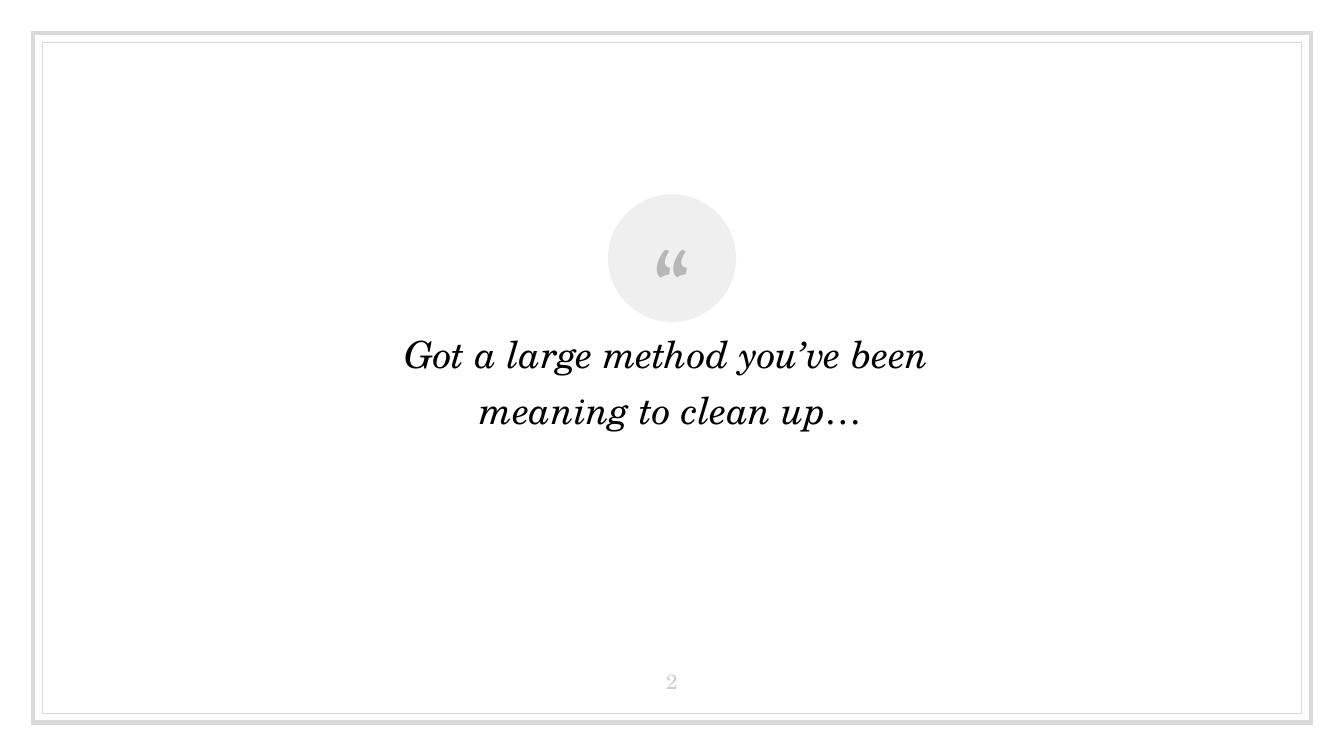
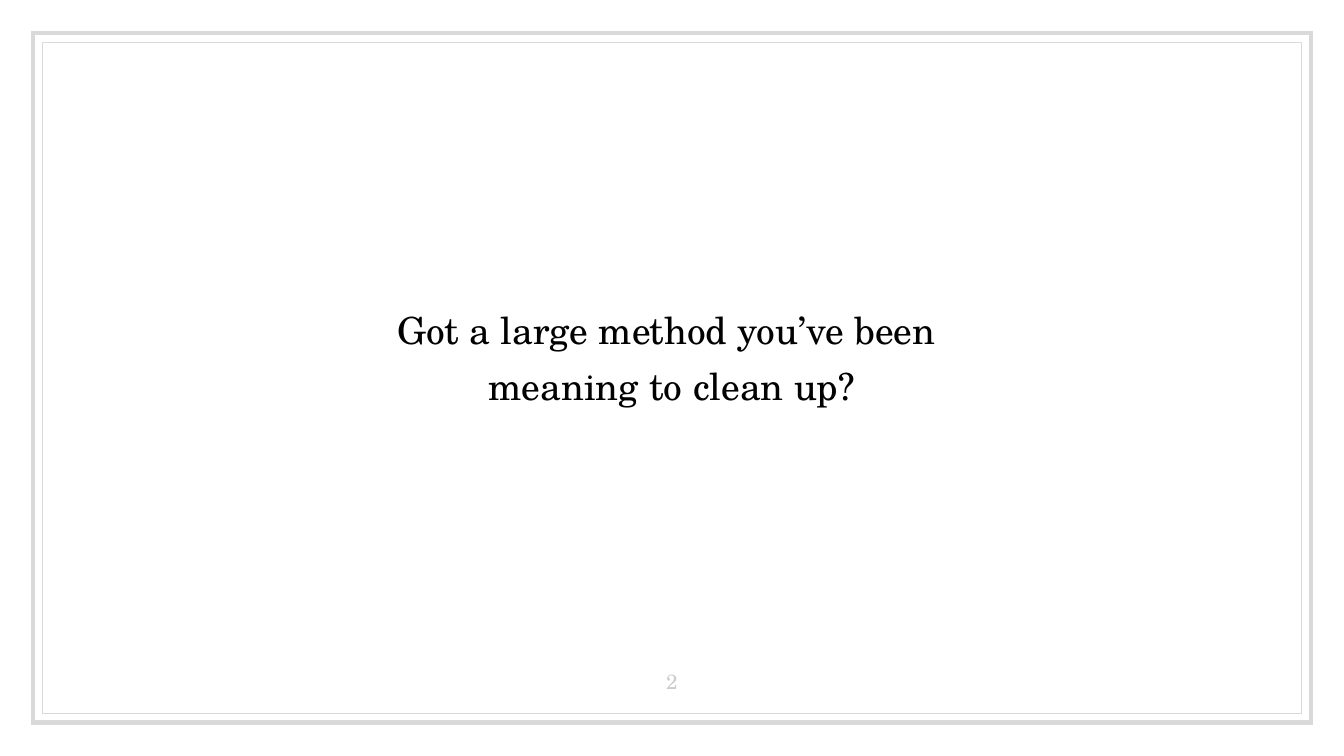
Before and after one commit to LearnWithLlew/RefactoringToCleanerCode.Slides, a slide deck: slide 2 of marketing/LinkedIn-01.pptx. Drawn at 1344x756 pixels with LibreOffice and Linux fonts; fonts in the diff are those of the drawing. Boxes give left, top, right and bottom in pixels: in the first picture for what was removed or moved away, otherwise in the second. Text is boxed around its words. In the diff, an @@ line names an element or a change of style, - is before the commit and + after.

```diff
--- a/marketing/LinkedIn-01.pptx
+++ b/marketing/LinkedIn-01.pptx
@@ text removed at bbox=[528, 204, 816, 284] @@
-“
@@ ellipse removed at bbox=[607, 195, 735, 323] @@
@@ text "Got a large method you’ve ...": place and size @@
-text "Got a large method you’ve ..." at bbox=[405, 340, 929, 432]
+text "Got a large method you’ve ..." at bbox=[398, 316, 936, 408]
@@ text at bbox=[398, 316, 936, 352]: italic off in "Got a large method you’ve been" @@
@@ text at bbox=[489, 372, 855, 408]: text changed; italic off @@
-meaning to clean up…
+meaning to clean up?
```
